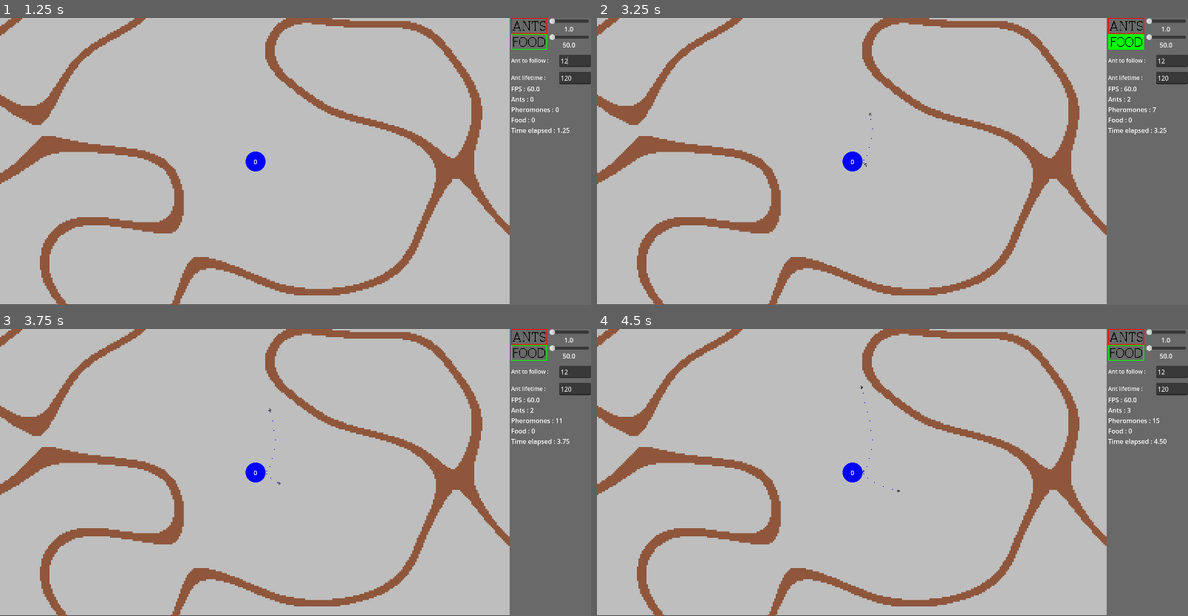
Above: before the commit, frames 1-4 (two rows, left to right).
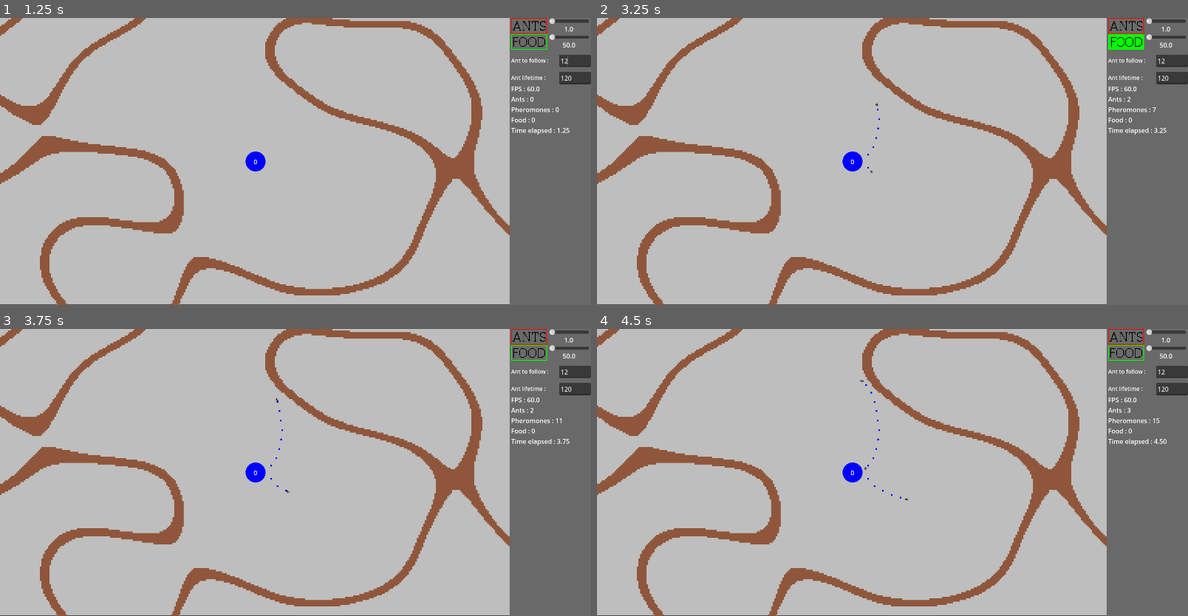
Above: after the commit, the same moments.

Repository: zPrisim/ArtificialAnts
Game: Godot game, scene res://scenes/simulation.tscn
The game is run twice, just before and just after one commit, with the same random seed, the same clock (stepped at 60 frames per second) and the same inputs.
Inputs (mouse positions are in pixels of both pictures, inside the frame that each line leads up to):
- Up to frame 1 (1.25 s): click (573, 61) at 0.52 s; type "12" at 0.6 s
- Up to frame 2 (3.25 s): click (1128, 26) at 1.25 s; click (1128, 40) at 2 s; click (1128, 26) at 2.75 s
- Up to frame 3 (3.75 s): click (531, 351) at 3.5 s
- Up to frame 4 (4.5 s): click (1128, 337) at 4.25 s

Frame 1 is identical in both runs. In frame 2, less than 0.1% of the frame differs, in the area x 45-48%, y 29-55%; in frame 3, less than 0.1%; in frame 4, less than 0.1%, in the area x 44-53%, y 17-60%.

Commit message:
Amélioration evitement obstacle des fourmis + test grossissement phéromones

Diff:
--- a/scenes/ant.tscn
+++ b/scenes/ant.tscn
@@ -22,7 +22,7 @@
 }],
 "loop": true,
 "name": &"movement",
-"speed": 5.0
+"speed": 10.0
 }]
 
 [sub_resource type="CapsuleShape2D" id="CapsuleShape2D_5tacl"]
@@ -32,11 +32,11 @@
 [sub_resource type="CircleShape2D" id="CircleShape2D_acg2n"]
 radius = 5.991
 
-[sub_resource type="CircleShape2D" id="CircleShape2D_1c1h0"]
-radius = 34.0
+[sub_resource type="CircleShape2D" id="CircleShape2D_ikowd"]
+radius = 51.0098
 
-[sub_resource type="CircleShape2D" id="CircleShape2D_hkm68"]
-radius = 12.0
+[sub_resource type="CircleShape2D" id="CircleShape2D_dy442"]
+radius = 14.1421
 
 [node name="ant" type="CharacterBody2D"]
 light_mask = 0
@@ -99,19 +99,30 @@
 [node name="CollisionShape2D" type="CollisionShape2D" parent="centre"]
 shape = SubResource("CircleShape2D_acg2n")
 
+[node name="leftRayCast" type="RayCast2D" parent="."]
+rotation = 0.785398
+target_position = Vector2(-20, 0)
+hit_from_inside = true
+
+[node name="rightRayCast" type="RayCast2D" parent="."]
+rotation = -0.785398
+target_position = Vector2(20, 0)
+hit_from_inside = true
+
+[node name="frontRayCast" type="RayCast2D" parent="."]
+target_position = Vector2(0, -5)
+
 [node name="antVision" type="Area2D" parent="."]
 collision_layer = 0
 collision_mask = 6
-monitorable = false
 script = ExtResource("5_hkm68")
 
 [node name="CollisionShape2D" type="CollisionShape2D" parent="antVision"]
-shape = SubResource("CircleShape2D_1c1h0")
+shape = SubResource("CircleShape2D_ikowd")
 
 [node name="closePheromone" type="Area2D" parent="."]
 collision_layer = 0
 collision_mask = 0
-monitorable = false
 
 [node name="CollisionShape2D" type="CollisionShape2D" parent="closePheromone"]
-shape = SubResource("CircleShape2D_hkm68")
+shape = SubResource("CircleShape2D_dy442")
--- a/scenes/pheromone.tscn
+++ b/scenes/pheromone.tscn
@@ -4,7 +4,7 @@
 [ext_resource type="Texture2D" uid="uid://dcg2ahmlh80k" path="res://assets/images/pheromone.png" id="2_qs1xe"]
 
 [sub_resource type="RectangleShape2D" id="RectangleShape2D_qs1xe"]
-size = Vector2(2, 2)
+size = Vector2(4, 4)
 
 [node name="pheromone" type="Area2D"]
 light_mask = 0
@@ -19,4 +19,5 @@
 shape = SubResource("RectangleShape2D_qs1xe")
 
 [node name="pheromoneSprite" type="Sprite2D" parent="."]
+scale = Vector2(2, 2)
 texture = ExtResource("2_qs1xe")
--- /dev/null
+++ b/scenes/pheromoneMap.tscn
@@ -0,0 +1,126 @@
+[gd_scene load_steps=2 format=3 uid="uid://d4m2dv7180r26"]
+
+[sub_resource type="GDScript" id="GDScript_a8vip"]
+script/source = "extends Node2D
+class_name PheromoneMap
+
+@onready var tex = load(\"res://assets/images/pheromone.png\")
+@onready var cleanup_timer = Timer.new()
+
+var sizeX : int
+var sizeY : int
+var lifeTime : float = 5.0
+var pheromoneSize : float
+var baseOpacity : float = 1.0
+var cells : Array[Cell]
+var perceptionRadius = 6.0
+
+var type : Settings.types
+
+
+var halfSize
+var perceptionRadiusReciprocal
+
+func _ready() -> void:
+	sizeX = ceil(1280 / perceptionRadius)
+	sizeY = ceil(720 / perceptionRadius)
+	cells = []
+	cells.resize(sizeX * sizeY)
+	halfSize = Vector2 (sizeX * perceptionRadius, sizeY * perceptionRadius) * 0.5
+	perceptionRadiusReciprocal = 1/ perceptionRadius
+	for i in range(cells.size()):
+		cells[i] = Cell.new()
+
+	cleanup_timer.one_shot = false  # Make it repeat
+	cleanup_timer.connect(\"timeout\",_on_cleanup_timer_timeout)
+	add_child(cleanup_timer)
+	cleanup_timer.start(1.0)
+
+	addPheromones(Vector2(200,200))
+
+func _on_cleanup_timer_timeout() -> void:
+	var now = Time.get_ticks_msec() / 1000.0
+	for cell in cells:
+		cell.cleanup_pheromones(now)
+
+func initParticle(pos : Vector2) -> CPUParticles2D:
+	var pa = CPUParticles2D.new()
+	pa.texture = tex
+
+	pa.amount = 1
+	pa.lifetime = lifeTime
+	pa.one_shot = true
+	pa.emitting = true
+
+	pa.amount = 1
+	pa.gravity = Vector2(0,0)
+	if type == Settings.types.FOOD:
+		pa.color = Color(1, 0, 0, 1)
+	pa.position = pos
+	add_child(pa)
+	return pa
+
+func addPheromones(pos : Vector2):
+	var cellCoord = posToCell(pos)
+	var p = Pheromone.new()
+	p.pos = pos
+	p.value = 10.0
+	p.creationTime = Time.get_ticks_msec() / 1000.0
+	cells[cellCoord.x + cellCoord.y * sizeX].pheromones.append(p)
+
+func getPheromones(sensorCentre : Vector2) -> Array[Pheromone]:
+	var cellCoord = posToCell(sensorCentre)
+	var res: Array[Pheromone] = []
+	var perceptionRadiusSquared = perceptionRadius * perceptionRadius
+	for x in range(-1, 2):
+		for y in range(-1, 2):
+			var cellX = cellCoord.x + x
+			var cellY = cellCoord.y + y
+			if cellX >= 0 and cellX < sizeX and cellY >= 0 and cellY < sizeY:
+				var cell = cells[cellX + cellY * sizeX]
+				for phero in cell.pheromones:
+					if (phero.pos - sensorCentre).length_squared() < perceptionRadiusSquared:
+						res.append(phero)
+	return res
+
+
+func posToCell(pos : Vector2) -> Vector2i:
+	var x = int((pos.x + halfSize.x) * perceptionRadiusReciprocal)
+	var y = int((pos.y + halfSize.y) * perceptionRadiusReciprocal)
+	return Vector2i(clamp(x, 0, sizeX - 1), clamp(y, 0, sizeY - 1))
+
+func _draw() -> void:
+	for c in cells:
+		for p in c.pheromones:
+			if type == Settings.types.FOOD:
+				draw_rect(Rect2(p.pos,Vector2(2,2)),Color.RED,true)
+			else:
+				draw_rect(Rect2(p.pos,Vector2(2,2)),Color.BLUE,true)
+	pass
+
+func _physics_process(delta: float) -> void:
+	queue_redraw()
+# --- Classes internes propres ---
+
+class Cell:
+	var pheromones : Array[Pheromone]
+	func _init():
+		pheromones = []
+
+	func cleanup_pheromones(now: float):
+		for i in range(pheromones.size() - 1, -1, -1):
+			if now - pheromones[i].creationTime > 10.0:  # 10 secondes de durée
+				pheromones.remove_at(i)
+
+class Pheromone:
+	var pos : Vector2
+	var value : float
+	var creationTime : float
+	func _init():
+		pos = Vector2(0, 0)
+		value = -1.0
+		creationTime = 0.0
+"
+
+[node name="PheromoneMap" type="Node2D"]
+script = SubResource("GDScript_a8vip")
--- a/scripts/ant_movement.gd
+++ b/scripts/ant_movement.gd
@@ -5,6 +5,10 @@
 @onready var rightSensor = $rightAntenna
 @onready var centreSensor = $centre
 @onready var leftSensor = $leftAntenna
+
+@onready var leftRayCast = $leftRayCast
+@onready var rightRayCast = $rightRayCast
+@onready var frontRayCast = $frontRayCast
 
 @onready var animatedAntSprite = %antSprite
 
@@ -129,18 +133,47 @@
 		get_parent().add_child(p)
 		p.global_position = global_position
 
+
+
+func avoidObstacles() -> Vector2:
+	var avoidForce = Vector2.ZERO
+
+	if leftRayCast.is_colliding() and !rightRayCast.is_colliding():
+		avoidForce += transform.x * 0.5
+	elif rightRayCast.is_colliding() and !leftRayCast.is_colliding():
+		avoidForce -= transform.x * 0.5
+	elif rightRayCast.is_colliding() and leftRayCast.is_colliding():
+		avoidForce -= transform.y * 0.5
+
+	return avoidForce
+
+func alignParallelToFrontWall():
+	if frontRayCast.is_colliding():
+		var normal = frontRayCast.get_collision_normal()
+		# calcul d' un vecteur parallèle à l'obstacle
+		var parallelDirection = normal.rotated(PI / 2)  # ratation à 90° pour obtenir une direction parallèle
+		velocity = parallelDirection * maxSpeed
+		rotation = atan2(velocity.y, velocity.x)
+	else:
+		velocity = (velocity.normalized() * maxSpeed).limit_length(maxSpeed)
+
+
+
+
 func move(delta : float):
+	alignParallelToFrontWall()
 	var randomAngle = randf() * TAU
 	var randomRadius = sqrt(randf())
 	var randomPoint = Vector2(randomRadius * cos(randomAngle), randomRadius * sin(randomAngle))
 
+	var avoidance = avoidObstacles()
 
 	if currentState == STATE.SEARCHING && lastFood == null:
-		desiredDirection =  (desiredDirection + sensor_direction +(randomPoint * wanderStrength)).normalized()
+		desiredDirection =  (desiredDirection + sensor_direction + avoidance + (randomPoint * wanderStrength)).normalized()
 	elif currentState == STATE.SEARCHING && lastFood != null:
-		desiredDirection =  (desiredDirection + sensor_direction +(randomPoint * 0.05)).normalized()
+		desiredDirection =  (desiredDirection + sensor_direction + avoidance + (randomPoint * 0.05)).normalized()
 	elif currentState == STATE.RETURNING:
-		desiredDirection =  (desiredDirection + sensor_direction +(randomPoint * 0.05)).normalized()
+		desiredDirection =  (desiredDirection + sensor_direction + avoidance + (randomPoint * 0.05)).normalized()
 
 	desiredVelocity = desiredDirection * maxSpeed
 	desiredSteeringForce = (desiredVelocity - velocity) * steerStrength
@@ -148,11 +181,6 @@
 	velocity = (velocity + acceleration * delta).limit_length(maxSpeed)
 	rotation = atan2(velocity.y, velocity.x) + PI / 2
 
-
-
-func TurnAround() -> void: # A modifier, les fourmis se bloquent
-	velocity = -velocity * 0.2 # on ralenti la vitesse
-	desiredDirection = velocity + Vector2((randf() - 0.5) *5,(randf() - 0.5)*5)
 
 
 func sumArray(a : Array):
@@ -188,7 +216,6 @@
 		if v != null:
 			return (v.global_position  - global_position).normalized()
 
-			#return (lastFood.global_position  - global_position).normalized()
 		elif lastFood != null:
 			return isNear(allPheromones, lastFood)
 		hadFood = false
@@ -245,6 +272,10 @@
 	currentState = STATE.SEARCHING
 	hill.foodNumber += 1
 
+func TurnAround() -> void: # A modifier, les fourmis se bloquent
+	velocity = -velocity * 0.2 # on ralenti la vitesse
+	desiredDirection = velocity + Vector2((randf() - 0.5) *5,(randf() - 0.5)*5)
+
 func _physics_process(delta: float) -> void:
 	move(delta)
 
@@ -252,12 +283,11 @@
 		var collider = get_last_slide_collision().get_collider()
 		if collider.is_in_group("foodRessource") and !hasFood:
 			handleFood(collider)
+			TurnAround()
 		elif collider.is_in_group("antHill") and hasFood:
 			handleAnthill(collider)
-		TurnAround()
-
+			TurnAround()
 		queue_redraw()
-
 
 
 func _draw() -> void:
@@ -269,8 +299,18 @@
 	elif currentState == STATE.SEARCHING and lastFood != null:
 		animatedAntSprite.modulate = Color("blue")
 
+	# debug
 """
-	draw_circle(rightSensor.position,$CollisionShape2D.shape.radius,Color.VIOLET,0)
-	draw_circle(centreSensor.position,$CollisionShape2D.shape.radius,Color.VIOLET,0)
-	draw_circle(leftSensor.position,$CollisionShape2D.shape.radius,Color.VIOLET,0)
+	var left_to = leftRayCast.target_position
+	draw_line(leftRayCast.position, leftRayCast.position + left_to.rotated(leftRayCast.rotation), Color.RED, 1)
+
+	var right_to = rightRayCast.target_position
+	draw_line(rightRayCast.position, rightRayCast.position + right_to.rotated(rightRayCast.rotation), Color.RED, 1)
+
+	var front_to = frontRayCast.target_position
+	draw_line(frontRayCast.position, frontRayCast.position + front_to.rotated(frontRayCast.rotation), Color.YELLOW, 1)
+
+	draw_circle(leftSensor.position, 4, Color.VIOLET)
+	draw_circle(centreSensor.position, 4, Color.VIOLET)
+	draw_circle(rightSensor.position, 4, Color.VIOLET)
 """
--- a/scripts/ligne.gd
+++ b/scripts/ligne.gd
@@ -12,5 +12,4 @@
 	var body = StaticBody2D.new()
 	body.add_child(hitBox)
 	body.set_collision_layer_value(1,true)
-	body.set_collision_mask_value(3,true)
 	add_child(body)
--- a/scripts/map.gd
+++ b/scripts/map.gd
@@ -35,7 +35,7 @@
 	var center = Vector2(160, 90)
 	var radius = 10
 
-	for x in 319:
+	for x in 320:
 		for y in 180:
 			var pos = Vector2(x, y)
 			var shapeNoise = fnl.get_noise_2d(x , y)
